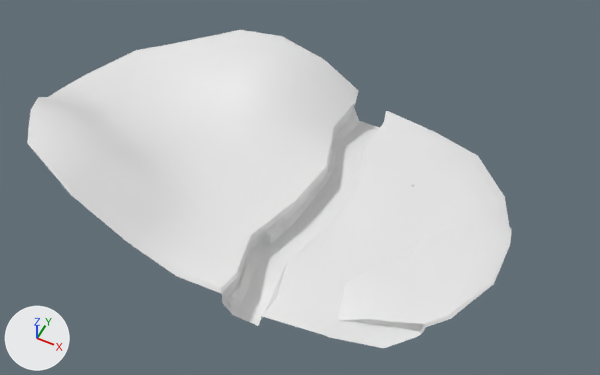
The FBX model Minigolf/Assets/Art/modellen/Nathan/IslandMagicalForest.fbx, before and after one commit.
The view is the same before and after, from a 50 mm lens placed at (21.2, -44.3, 56.5), pointed at (-0.3, -1.3, 2.8). Every picture has the same lights, and +X, +Y and +Z are marked at lower left. Where no turn or scale is listed for an object, it has been applied to the vertices.

The older version as bpy lines, for what is in view:
```python
me_sphere_003 = bpy.data.meshes.new('Sphere.003')
me_sphere_003.from_pydata(...)  # 297 vertices, 287 faces; spans x -26.0..17.8, y -13.6..14.2, z -1.6..7.9
ob_island1 = bpy.data.objects.new('island1', me_sphere_003)
ob_island1.location = (0.0, 0.0, 0.0)
```
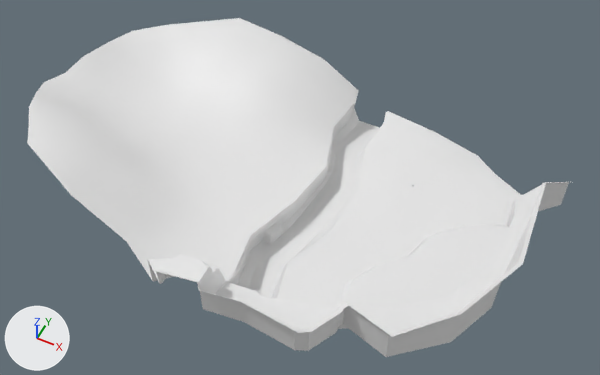
Boxes (x1, y1, x2, y2) around the edits, measured in the pictures (600 x 375 px; the box of a moved part takes in the faces that stretch with it):
'island1', reshaped (12% wider, 7% taller): before (27, 30, 512, 348); after (27, 18, 569, 357)
part 1 of me_sphere_003, built on: before (177, 111, 512, 348); after (127, 111, 569, 357)
part 2 of me_sphere_003, moved or reshaped: before (29, 30, 281, 128); after (29, 18, 281, 128)

Edits to the bpy script that builds the scene:
```text
Change me_sphere_003:
    used by ob_island1; location = (0.0, 0.0, 0.0)
    remove me_sphere_003.from_pydata(...)  # 297 vertices, 287 faces; spans x -26.0..17.8, y -13.6..14.2, z -1.6..7.9
    add me_sphere_003.from_pydata(...)  # 348 vertices, 341 faces; spans x -25.9..20.7, y -16.9..14.2, z -1.4..9.0
    me_sphere_003 part 1
    51 vertices are removed from x -1.4..17.8, y -13.4..7.5, z -1.6..2.1
    77 faces are deleted
    7 vertices in x 1.8..3.6, y -7.6..11.4, z 0.5..0.9 move by (0.0, 0.0, -0.1)
    6 vertices in x 8.8..17.1, y -4.8..3.9, z 1.1 move by (0.0, 0.0, 0.2)
    4 vertices move from x -0.9..17.1, y -11.3..13.2, z 0.6..2.3 to x -1.1..16.8, y -11.3..13.2, z 0.6..4.0
    96 vertices are added at x -6.6..20.7, y -16.9..9.9, z -0.2..9.0
    6 new vertices lie (0.0, 0.0, 2.9) away from vertices in x 7.0..13.1, y -16.6..-13.1, z 4.2..4.5
    131 new faces join them
    me_sphere_003 part 2
    4 vertices in x -24.5..-23.4, y 5.3..8.0, z 2.8..2.9 move by (0.0, 0.0, 2.4)
    17 vertices move from x -26.0..-14.5, y -7.3..13.8, z 2.8..7.5 to x -25.9..-14.5, y -7.3..13.8, z 2.9..7.7
```
